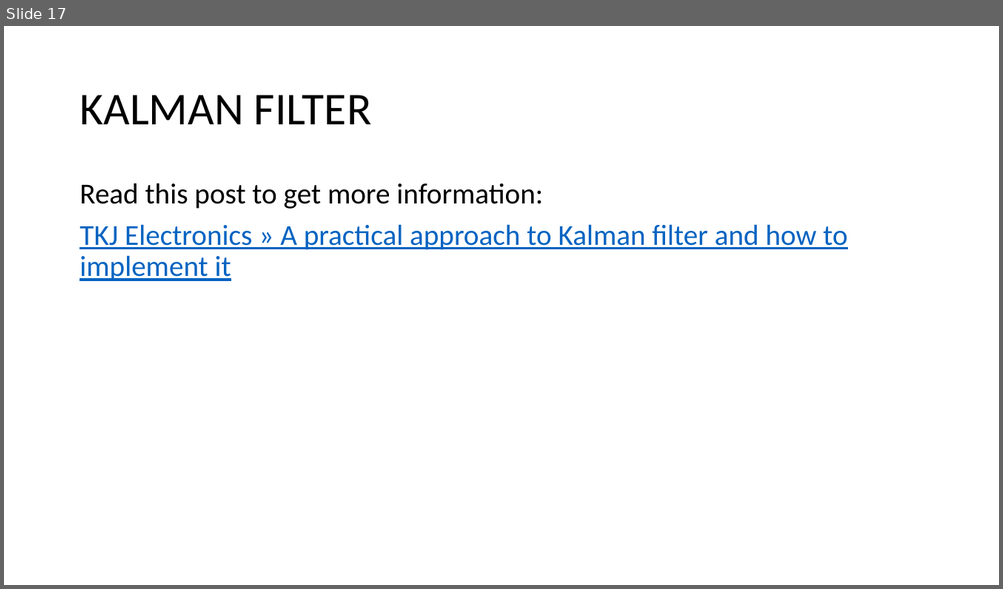
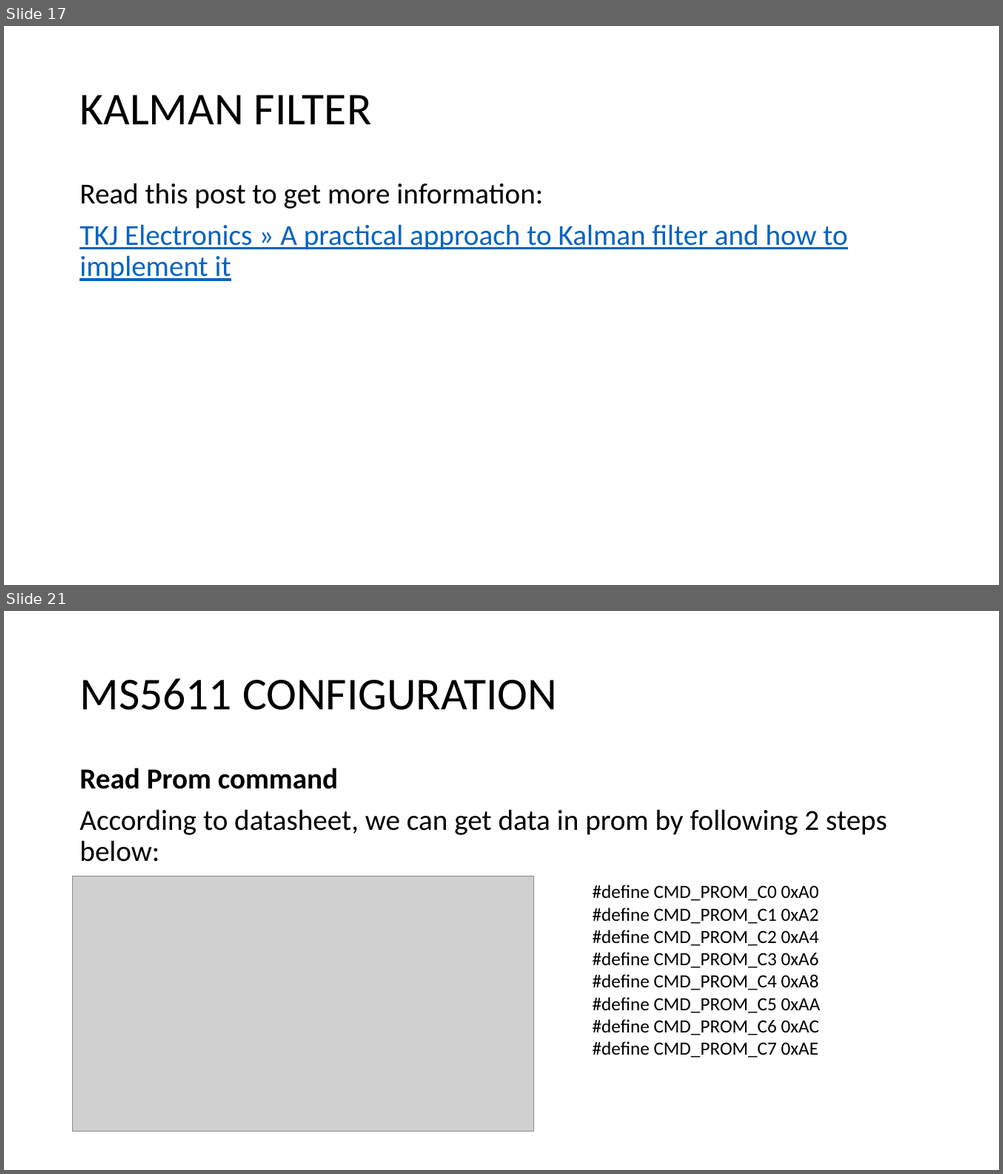
Before and after one commit to HIDER-ROOT/GY-86-for-raspi, a slide deck: Theory.pptx. Shown one above the other, each under a label of ours: slide 17 before the commit, slides 17 and 21 after it; the slides between them are not shown. The pictures are 1003x589 and 1003x1174 pixels, drawn with LibreOffice and Linux fonts; fonts in the diff are those of the drawing; grey boxes stand for pictures. Boxes give left, top, right and bottom in pixels: in the first picture for what was removed or moved away, otherwise in the second. Text is boxed around its words. In the diff, an @@ line names an element or a change of style, - is before the commit and + after.

```diff
--- a/Theory.pptx
+++ b/Theory.pptx
@@ slide 21 added at <box>4,611,999,1170</box>, background #FFFFFF @@
@@ title added at <box>79,678,557,710</box>, 44 pt, text #000000 @@
+MS5611 CONFIGURATION
@@ text added at <box>79,768,887,862</box>, 28 pt, text #000000 @@
+Read Prom command
+According to datasheet, we can get data in prom by following 2 steps below:
@@ picture added at <box>73,877,534,1132</box> @@
@@ text added at <box>592,885,820,1058</box>, 18 pt, text #000000 @@
+#define CMD_PROM_C0 0xA0
+#define CMD_PROM_C1 0xA2
+#define CMD_PROM_C2 0xA4
+#define CMD_PROM_C3 0xA6
+#define CMD_PROM_C4 0xA8
+#define CMD_PROM_C5 0xAA
+#define CMD_PROM_C6 0xAC
+#define CMD_PROM_C7 0xAE
```
Also in this commit, not shown: 10 other slides added, 2 other files.
